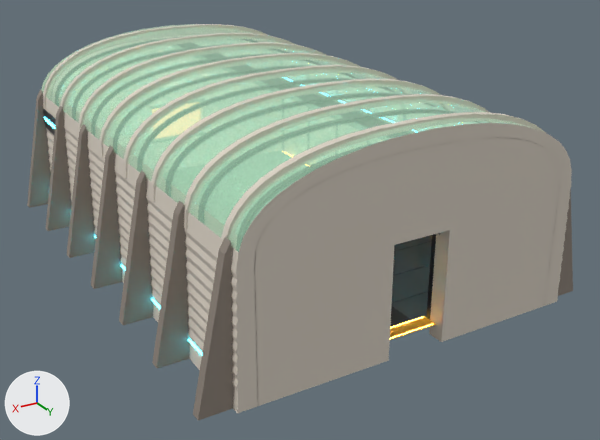
One commit to the FBX model My project/Assets/Resources/OutpostModules/Greenhouse.fbx: the scene before it, then after it.
One viewpoint serves both versions: a camera (50 mm lens) standing at (9.14, 4.22, 8.5) and looking at (-0.34, -11.59, 0.6). The lights are fixed; the arrows at lower left show +X, +Y and +Z. The first picture is the older version. Where no turn or scale is listed for an object, it has been applied to the vertices. Vertices at exactly the same position are counted once.

The first picture shows 'Greenhouse solid', 'Greenhouse trim'.
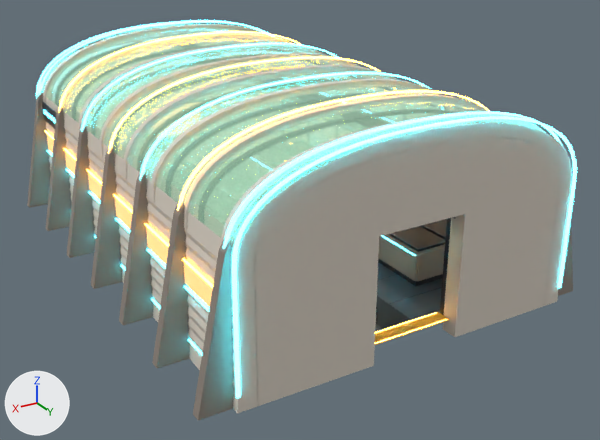
What differs and where, as boxes (x1, y1, x2, y2) in the pictures (600 x 440 px; the box of a moved part takes in the faces that stretch with it):
'Greenhouse trim', reshaped
    before: (43, 24, 547, 355)
    after: (36, 20, 577, 398)
part 1 of me_greenhouse_solid, moved or reshaped
    both: (254, 137, 561, 406)
part 2 of me_greenhouse_trim, added (orange)
    after: (375, 312, 449, 345)
part 3 of me_greenhouse_trim, added
    after: (375, 312, 437, 333)
part 4 of me_greenhouse_trim, added
    after: (375, 319, 447, 344)
part 5 of me_greenhouse_trim, added
    after: (47, 135, 213, 307)
part 6 of me_greenhouse_trim, added
    after: (44, 130, 213, 288)
part 7 of me_greenhouse_trim, added
    after: (47, 150, 209, 312)
part 8 of me_greenhouse_trim, rebuilt (7% wider, 7% taller)
    before: (43, 109, 56, 135)
    after: (42, 101, 56, 129)
part 9 of me_greenhouse_trim, deleted
    before: (44, 117, 436, 340)
part 10 of me_greenhouse_trim, added
    after: (36, 20, 577, 398)

What the commit changed:
Material 'Shell Steel' (mat_shell_steel) is new.
Its base color is (0.27, 0.296, 0.332) (grey #8e949c).
Its metallic is 0.9.
Its roughness is 0.3.
Material 'Int Soil' (mat_int_soil) is new.
Its base color is (0.0437, 0.0232, 0.016) (brown #3b2a22).
Its roughness is 0.95.
me_greenhouse_trim is used by ob_greenhouse_trim; location (0.0, 0.0, 0.0).
me_greenhouse_trim had 3918 vertices, 4815 faces and spanned x -3.92..3.92, y -18.41..-6.8, z -0.06..4.26.
me_greenhouse_trim now has 5716 vertices, 6436 faces and spans x -3.94..3.94, y -18.43..-6.57, z -0.06..4.33.
me_greenhouse_trim part 2: a new loose piece, a box spanning x -1.0..1.0, y -7.18..-6.82, z 0.0..0.02, in mat_int_hazard (orange #e2a21b).
me_greenhouse_trim part 3: a new loose piece, a box spanning x -0.95..0.95, y -7.175..-7.145, z 0.016..0.028, in mat_shell_light_amber (black #000000, glowing orange #ffb547).
me_greenhouse_trim part 4: a new loose piece, a box spanning x -0.95..0.95, y -6.855..-6.825, z 0.016..0.028, in mat_shell_light_amber (black #000000, glowing orange #ffb547).
me_greenhouse_trim part 5: a new loose piece, a box spanning x 3.875..3.905, y -17.8..-7.2, z 1.34..1.76, in mat_shell_window (black #0e141c, glowing orange #ffc27a).
me_greenhouse_trim part 6: a new loose piece, a box spanning x 3.89..3.93, y -17.9..-7.1, z 1.813..1.848, in mat_shell_light_amber (black #000000, glowing orange #ffb547).
me_greenhouse_trim part 7: a new loose piece, a box spanning x 3.89..3.93, y -17.9..-7.1, z 1.253..1.288, in mat_shell_light_cyan (black #000000, glowing cyan #3fe0ff).
me_greenhouse_trim part 8: the loose piece of 8 vertices spanning x 3.87..3.9, y -17.9..-16.43, z 1.95..2.45 is rebuilt with 8 vertices and now spans x 3.87..3.9, y -17.9..-16.43, z 2.15..2.65.
me_greenhouse_trim part 9: 7 loose pieces with 452 vertices, spanning x -0.65..3.91, y -17.8..-6.82, z 0.0..2.27, are deleted.
me_greenhouse_trim part 10: 2178 vertices added at x -3.94..3.94, y -18.43..-6.57, z 0.0..4.33.
Other edits to the shape of me_greenhouse_trim do not show in these pictures.
me_greenhouse_trim gains material mat_shell_printed_dark (grey #8c8278).
me_greenhouse_trim gains material mat_int_soil (brown #3b2a22).
me_greenhouse_trim gains material mat_shell_steel (grey #8e949c).
me_greenhouse_solid has 504 vertices, 420 faces and spans x -4.58..4.58, y -18.38..-6.62, z -0.3..4.22.
me_greenhouse_solid is used by ob_greenhouse_solid; location (0.0, 0.0, 0.0).
me_greenhouse_solid part 1: 32 of 504 vertices moved; they spanned x -0.83..0.83, y -7.12..-6.62, z -0.3..2.33 and now span x -1.18..1.18, y -7.12..-6.62, z -0.3..2.58; mean shift (0.0, 0.0, 0.16); largest move (0.44, -7.12, 2.15) -> (0.8, -7.12, 2.4).
